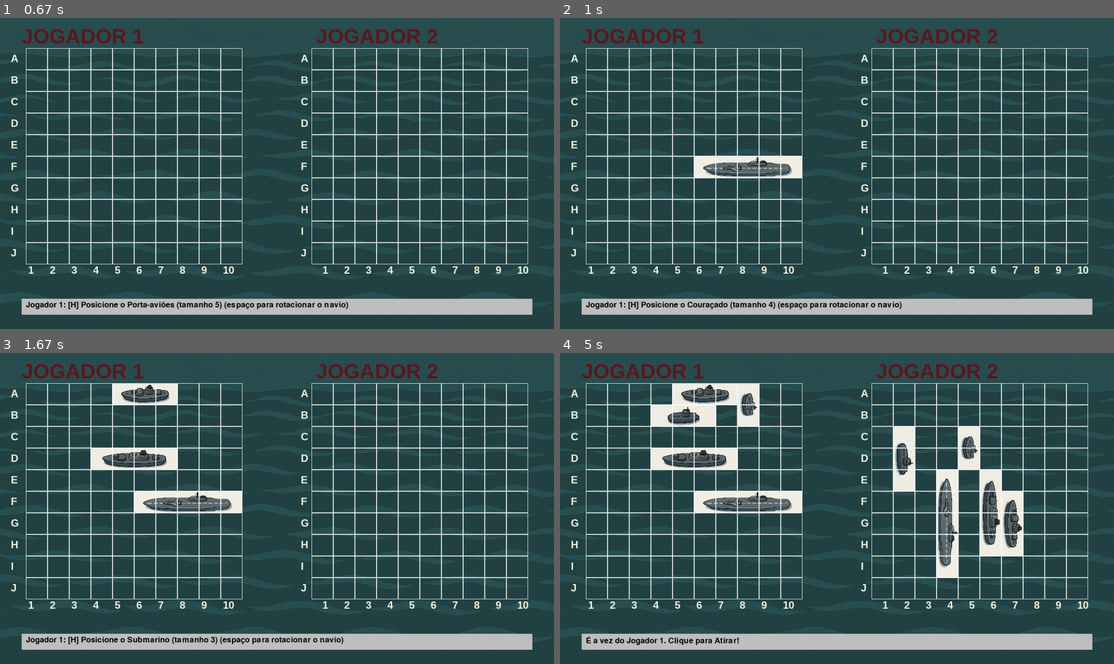
Above: before the commit, frames 1-4 (two rows, left to right).
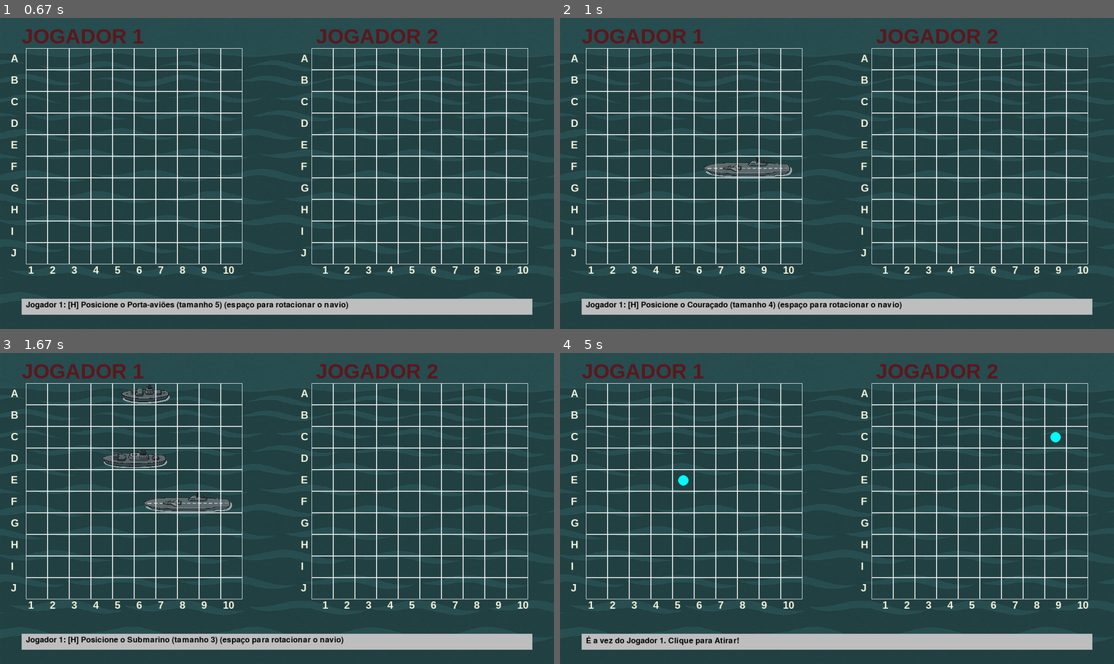
Above: after the commit, the same moments.

Repository: jvchaaves/batalha_naval_pygame
Game: pygame game, started from app.py
Two runs of this game, one before a commit and one after it. Both use one fixed random seed, a clock stepped at 60 frames per second and the inputs below.
Inputs (mouse positions are in pixels of both pictures, inside the frame that each line leads up to):
- Up to frame 1 (0.67 s): click "COMEÇAR" at 0.38 s
- Up to frame 2 (1 s): click (704, 176) at 0.72 s
- Up to frame 3 (1.67 s): click (105, 461) at 1.05 s; click (132, 393) at 1.38 s
- Up to frame 4 (5 s): click (659, 415) at 1.72 s; tap Space at 2 s; click (748, 393) at 2.38 s; click (947, 483) at 2.72 s; click (981, 480) at 3.05 s; click (1008, 502) at 3.38 s; click (903, 436) at 3.72 s; click (958, 430) at 4.05 s; click (1053, 436) at 4.38 s; click (676, 489) at 4.72 s

Frame 1 is identical in both runs. In frame 2, 0.7% of the frame differs, in the area x 24-44%, y 44-52%; in frame 3, 1.7%; in frame 4, 8.0%, in the area x 16-91%, y 9-73%.

Commit message:
ajustes de bugs

Diff:
--- a/app.py
+++ b/app.py
@@ -3,15 +3,15 @@
 
 pygame.init()
 
-pygame.mixer.music.load("batalha_naval_pygame/musicas/musica_de_fundo.mp3")
+pygame.mixer.music.load("musicas/musica_de_fundo.mp3")
 pygame.mixer.music.set_volume(0.2)
 pygame.mixer.music.play(-1)
 
 screen = pygame.display.set_mode((1280, 720))
 pygame.display.set_caption('Batalha Naval')
 
-fonte = pygame.font.Font('batalha_naval_pygame/fonts/CHEDROS Regular.ttf', 72)
-fonte2 = pygame.font.Font('batalha_naval_pygame/fonts/CHEDROS Regular.ttf', 18)
+fonte = pygame.font.Font('fonts/CHEDROS Regular.ttf', 72)
+fonte2 = pygame.font.Font('fonts/CHEDROS Regular.ttf', 18)
 
 texto1 = fonte.render('COMEÇAR', True, (255, 255, 255))
 texto2 = fonte.render('CONFIGURAÇÕES', True, (255, 255, 255))
@@ -30,7 +30,7 @@
 texto1_pos = texto1.get_rect(center=rect_texto1.center)
 texto2_pos = texto2.get_rect(center=rect_texto2.center)
 
-img = pygame.image.load('batalha_naval_pygame/images/capa.jpg').convert_alpha()
+img = pygame.image.load('images/capa.jpg').convert_alpha()
 img = pygame.transform.scale(img, (1280, 720))
 
 cor_fundo_botao = (100, 50, 16)
@@ -73,7 +73,7 @@
 #====================================================== JOGO COMEÇA AQUI ================================================================
 
 
-background = pygame.image.load("batalha_naval_pygame/images/background.jpg")
+background = pygame.image.load("images/background.jpg")
 background = pygame.transform.scale(background, (1280, 720))
 
 cellsize = 50
@@ -81,9 +81,9 @@
 screen = pygame.display.set_mode((1280, 720))
 pygame.display.set_caption('Batalha Naval')
 
-imagem_explosao = pygame.image.load("batalha_naval_pygame/images/explosão.png")
+imagem_explosao = pygame.image.load("images/explosão.png")
 imagem_explosao = pygame.transform.scale(imagem_explosao, (cellsize, cellsize))
-explosao_sound = pygame.mixer.Sound("batalha_naval_pygame/musicas/explosao.mp3")
+explosao_sound = pygame.mixer.Sound("musicas/explosao.mp3")
 explosao_sound.set_volume(0.05)
 
 
@@ -101,15 +101,45 @@
         starty += cellsize
     return cordGrid
 
+def render_player_ships(window, grid, logic, ship_types, rows, cols, ships_dict, ship_images_dict):
+    drawn = set()
+    for row in range(rows):
+        for col in range(cols):
+            if (row, col) in drawn:
+                continue
+
+            if logic[row][col] == 'S' and ship_types[row][col] != ' ':
+                ship_name = ship_types[row][col]
+                ship_size = ships_dict[ship_name]
+
+                if col + ship_size <= cols:
+                    if all(ship_types[row][col+i] == ship_name for i in range(ship_size)):
+                        orientation = "H"
+                        if ship_name in ship_images_dict and orientation in ship_images_dict[ship_name]:
+                            window.blit(ship_images_dict[ship_name][orientation], grid[row][col])
+                        drawn.update((row, col+i) for i in range(ship_size))
+                        continue
+
+                if row + ship_size <= rows:
+                    if all(ship_types[row+i][col] == ship_name for i in range(ship_size)):
+                        orientation = "V"
+                        if ship_name in ship_images_dict and orientation in ship_images_dict[ship_name]:
+                            window.blit(ship_images_dict[ship_name][orientation], grid[row][col])
+                        drawn.update((row+i, col) for i in range(ship_size))
+
+
 def updategamelogic(rows, cols):
     return [[' ' for _ in range(cols)] for _ in range(rows)]
 
+show_ships = True
+
 def showgrid(window, cellsize, player1grid, player2grid, pgamelogic, p2gamelogic, rows, cols):
-
-    window.blit(background,(0,0))
+    global show_ships
+
+    window.blit(background, (0, 0))
 
     title_font = pygame.font.SysFont('Arial', 48, bold=True)
-    font = pygame.font.SysFont('Arial', 24, bold=  True)
+    font = pygame.font.SysFont('Arial', 24, bold=True)
     title1 = title_font.render('JOGADOR 1', True, cores.VermelhoVinho)
     window.blit(title1, (50, 15))
     title2 = title_font.render('JOGADOR 2', True, cores.VermelhoVinho)
@@ -127,78 +157,26 @@
         window.blit(letra, (1280 - (cols * cellsize) - 85, 80 + row * cellsize))
     for col in range(10):
         numero = font.render(str(col + 1), True, cores.Bege)
-        window.blit(numero, (1280 - (cols * cellsize) - 50 + 50 + (col * cellsize) + cellsize//2 - 60, 570))
-
-    drawn_cells = set()
-    for row in range(rows):
-        for col in range(cols):
-            if pgamelogic[row][col] == 'S' and (row, col) not in drawn_cells:
-                ship_name = ship_types_p1[row][col]
-                ship_size = ships[ship_name]
-                x, y = player1grid[row][col]
-
-                is_horizontal = False
-                is_vertical = False
-
-                if col + ship_size - 1 < cols:
-                    if all(pgamelogic[row][col+i] == 'S' for i in range(ship_size)):
-                        is_horizontal = True
-
-                if not is_horizontal and row + ship_size - 1 < rows:
-                    if all(pgamelogic[row+i][col] == 'S' for i in range(ship_size)):
-                        is_vertical = True
-
-                if is_horizontal:
-                    orientation = "H"
-                    ship_cells = [(row, col+i) for i in range(ship_size)]
-                    window.blit(ship_images[ship_name][orientation], (x, y))
-                    drawn_cells.update(ship_cells)
-                elif is_vertical:
-                    orientation = "V"
-                    ship_cells = [(row+i, col) for i in range(ship_size)]
-                    window.blit(ship_images[ship_name][orientation], (x, y))
-                    drawn_cells.update(ship_cells)
-
-    drawn_cells.clear()
-    for row in range(rows):
-        for col in range(cols):
-            if p2gamelogic[row][col] == 'S' and (row, col) not in drawn_cells:
-                ship_name = ship_types_p2[row][col]
-                ship_size = ships[ship_name]
-                x, y = player2grid[row][col]
-
-                is_horizontal = False
-                is_vertical = False
-
-                if col + ship_size - 1 < cols:
-                    if all(p2gamelogic[row][col+i] == 'S' for i in range(ship_size)):
-                        is_horizontal = True
-
-                if not is_horizontal and row + ship_size - 1 < rows:
-                    if all(p2gamelogic[row+i][col] == 'S' for i in range(ship_size)):
-                        is_vertical = True
-
-                if is_horizontal:
-                    orientation = "H"
-                    ship_cells = [(row, col+i) for i in range(ship_size)]
-                    window.blit(ship_images[ship_name][orientation], (x, y))
-                    drawn_cells.update(ship_cells)
-                elif is_vertical:
-                    orientation = "V"
-                    ship_cells = [(row+i, col) for i in range(ship_size)]
-                    window.blit(ship_images[ship_name][orientation], (x, y))
-                    drawn_cells.update(ship_cells)
+        window.blit(numero, (1280 - (cols * cellsize) - 50 + 50 + (col * cellsize) + cellsize // 2 - 60, 570))
+
+    if show_ships:
+        render_player_ships(screen, player1grid, pgamelogic, ship_types_p1, rows, cols, ships, ship_images)
+        render_player_ships(screen, player2grid, p2gamelogic, ship_types_p2, rows, cols, ships, ship_images)
 
     for row in range(rows):
         for col in range(cols):
             if pgamelogic[row][col] == 'X':
                 x, y = player1grid[row][col]
                 window.blit(imagem_explosao, (x, y))
-
-
-            if p2gamelogic[row][col] == 'X':
+            elif p2gamelogic[row][col] == 'X':
                 x, y = player2grid[row][col]
                 window.blit(imagem_explosao, (x, y))
+            elif pgamelogic[row][col] == 'A':
+                x, y = player1grid[row][col]
+                pygame.draw.circle(window, (0, 255, 255), (x + cellsize // 2, y + cellsize // 2), cellsize // 4)
+            elif p2gamelogic[row][col] == 'A':
+                x, y = player2grid[row][col]
+                pygame.draw.circle(window, (0, 255, 255), (x + cellsize // 2, y + cellsize // 2), cellsize // 4)
 
     for grid in [player1grid, player2grid]:
         for row in grid:
@@ -285,13 +263,8 @@
         return sorted(rows) == list(range(min(rows), max(rows) + 1))
     return False
 
-def check_victory(player_logic):
-
-    for row in player_logic:
-        for cell in row:
-            if cell == 'S':
-                return False
-    return True
+def check_victory(opponent_logic):
+    return not any(cell == 'S' for row in opponent_logic for cell in row)
 
 def show_victory_screen(window, player):
 
@@ -328,24 +301,24 @@
 
 ship_images = {
     "Submarino": {
-        "H": pygame.image.load("batalha_naval_pygame/images/barco 2 horizontal.jpg").convert_alpha(),
-        "V": pygame.transform.rotate(pygame.image.load("batalha_naval_pygame/images/barco 2 horizontal.jpg").convert_alpha(), -90)
+        "H": pygame.image.load("images/barco 2 horizontal png.png").convert_alpha(),
+        "V": pygame.transform.rotate(pygame.image.load("images/barco 2 horizontal png.png").convert_alpha(), -90)
     },
     "Destroyer": {
-        "H": pygame.image.load("batalha_naval_pygame/images/barco 1 horizontal.jpg").convert_alpha(),
-        "V": pygame.transform.rotate(pygame.image.load("batalha_naval_pygame/images/barco 1 horizontal.jpg").convert_alpha(), -90)
+        "H": pygame.image.load("images/barco 1 horizontal png.png").convert_alpha(),
+        "V": pygame.transform.rotate(pygame.image.load("images/barco 1 horizontal png.png").convert_alpha(), -90)
         },
     "Cruzador": {
-        "H": pygame.image.load("batalha_naval_pygame/images/barco 3 horizontal.jpg").convert_alpha(),
-        "V": pygame.transform.rotate(pygame.image.load("batalha_naval_pygame/images/barco 3 horizontal.jpg").convert_alpha(), -90)
+        "H": pygame.image.load("images/barco 3 horizontal png.png").convert_alpha(),
+        "V": pygame.transform.rotate(pygame.image.load("images/barco 3 horizontal png.png").convert_alpha(), -90)
         },
     "Couraçado": {
-        "H": pygame.image.load("batalha_naval_pygame/images/barco 4 horizontal.jpg").convert_alpha(),
-        "V": pygame.transform.rotate(pygame.image.load("batalha_naval_pygame/images/barco 4 horizontal.jpg").convert_alpha(), -90)
+        "H": pygame.image.load("images/barco 4 horizontal png.png").convert_alpha(),
+        "V": pygame.transform.rotate(pygame.image.load("images/barco 4 horizontal png.png").convert_alpha(), -90)
         },
     "Porta-aviões": {
-        "H": pygame.image.load("batalha_naval_pygame/images/barco 5 horizontal.jpg").convert_alpha(),
-        "V": pygame.transform.rotate(pygame.image.load("batalha_naval_pygame/images/barco 5 horizontal.jpg").convert_alpha(), -90)
+        "H": pygame.image.load("images/barco 5 horizontal png.png").convert_alpha(),
+        "V": pygame.transform.rotate(pygame.image.load("images/barco 5 horizontal png.png").convert_alpha(), -90)
         },
 
 }
@@ -374,8 +347,10 @@
 for player, (grid, logic) in enumerate([(pgamegrid, pgamelogic), (p2gamegrid, p2gamelogic)], start=1):
     for ship_name, ship_size in ships.items():
         place_ship(grid, logic, ship_name, ship_size, player)
-        showgrid(screen, cellsize, pgamegrid, p2gamegrid,pgamelogic,p2gamelogic, rows, cols)
+        showgrid(screen, cellsize, pgamegrid, p2gamegrid, pgamelogic, p2gamelogic, rows, cols)
         pygame.display.update()
+
+show_ships = False
 
 message = "Clique para Atirar!"
 current_player = 1
@@ -409,6 +384,7 @@
                             target_logic[rowidx][colidx] = 'A'
                             explosao_sound.play()
                             draw_chat(screen, f"Jogador {current_player} errou. Troca de jogador!", current_player)
+                            pygame.draw.circle(screen, (0, 255, 255), (x + cellsize // 2, y + cellsize // 2), cellsize // 4)
                             current_player = 2 if current_player == 1 else 1
 
                         pygame.display.update()
@@ -417,13 +393,12 @@
 
         showgrid(screen, cellsize, pgamegrid, p2gamegrid, pgamelogic, p2gamelogic, rows, cols)
 
-    if check_victory(pgamelogic):
+    if current_player == 1 and check_victory(p2gamelogic):
         show_victory_screen(screen, 1)
         break
-    elif check_victory(p2gamelogic):
+    elif current_player == 2 and check_victory(pgamelogic):
         show_victory_screen(screen, 2)
         break
-
     font = pygame.font.SysFont(None, 27)
     display_message = f"É a vez do Jogador {current_player}. {message}"
     chat_rect = pygame.Rect(50, 650, 1180, 37)
Binary file added: images/barco 1 explodido.png
Binary file added: images/barco 1 horizontal png.png
Binary file added: images/barco 2 explodido.png
Binary file added: images/barco 2 horizontal png.png
Binary file added: images/barco 3 explodido.png
Binary file added: images/barco 3 horizontal png.png
Binary file added: images/barco 4 explodido.png
Binary file added: images/barco 4 horizontal png.png
Binary file added: images/barco 5 explodido.png
Binary file added: images/barco 5 horizontal png.png
